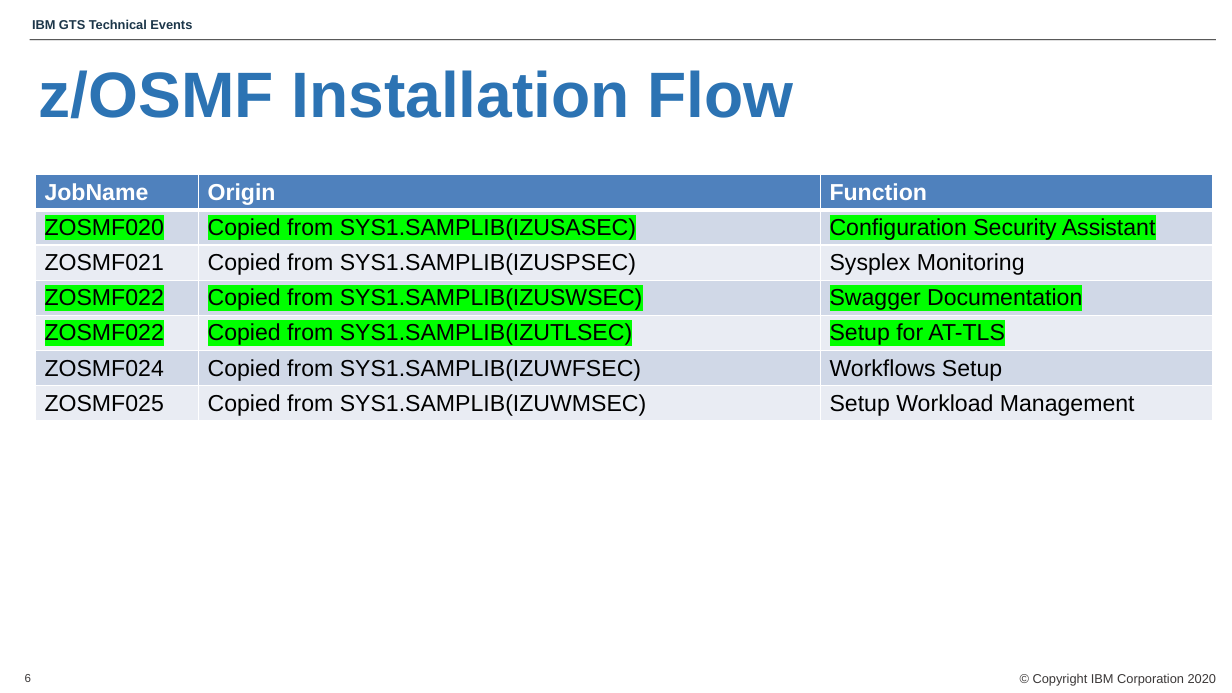
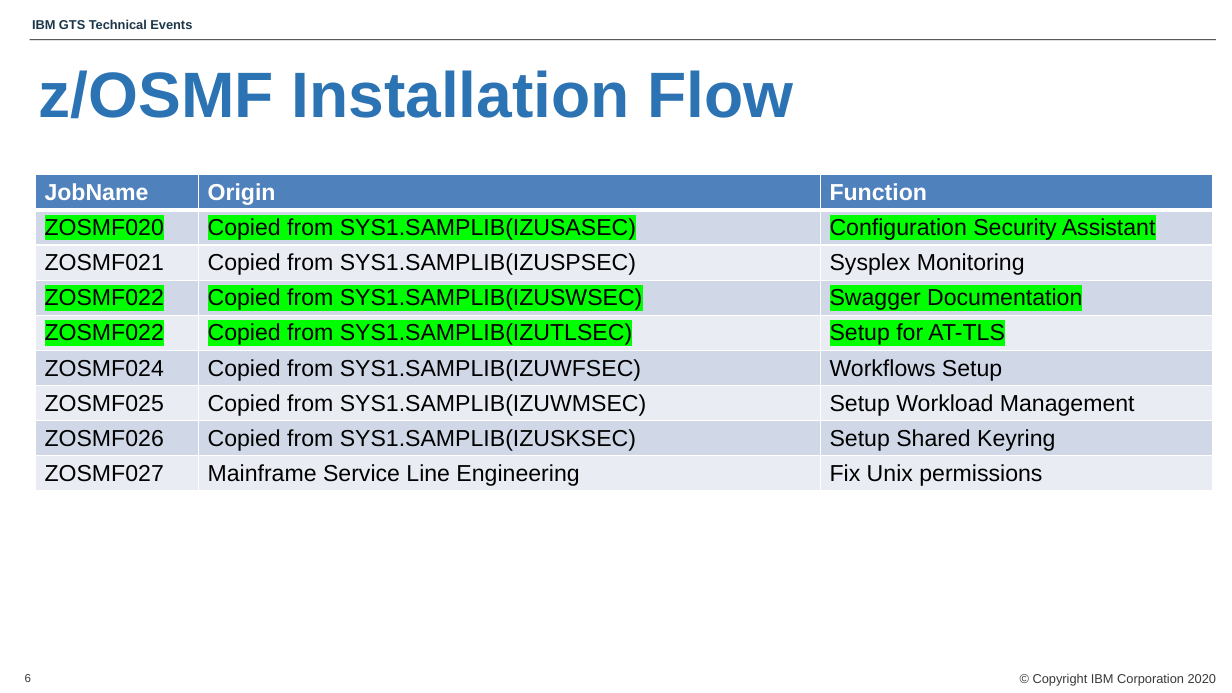
Before and after one commit to Iniciativaz/zosmf-install-jobs, a slide deck: slide 6 of zOSMF-Install.pptx. Drawn at 1232x693 pixels with LibreOffice and Linux fonts; fonts in the diff are those of the drawing; background and template pictures are left out. Boxes give left, top, right and bottom in pixels: in the first picture for what was removed or moved away, otherwise in the second. Text is boxed around its words. In the diff, an @@ line names an element or a change of style, - is before the commit and + after.

Commit message:
adding the presentation

```diff
--- a/zOSMF-Install.pptx
+++ b/zOSMF-Install.pptx
@@ table at [35, 175, 1213, 507] @@
+row 8: ZOSMF026 | Copied from SYS1.SAMPLIB(IZUSKSEC) | Setup Shared Keyring
+row 9: ZOSMF027 | Mainframe Service Line Engineering | Fix Unix permissions
```
Also in this commit, not shown: 4 other slides changed, 1 slide added.
